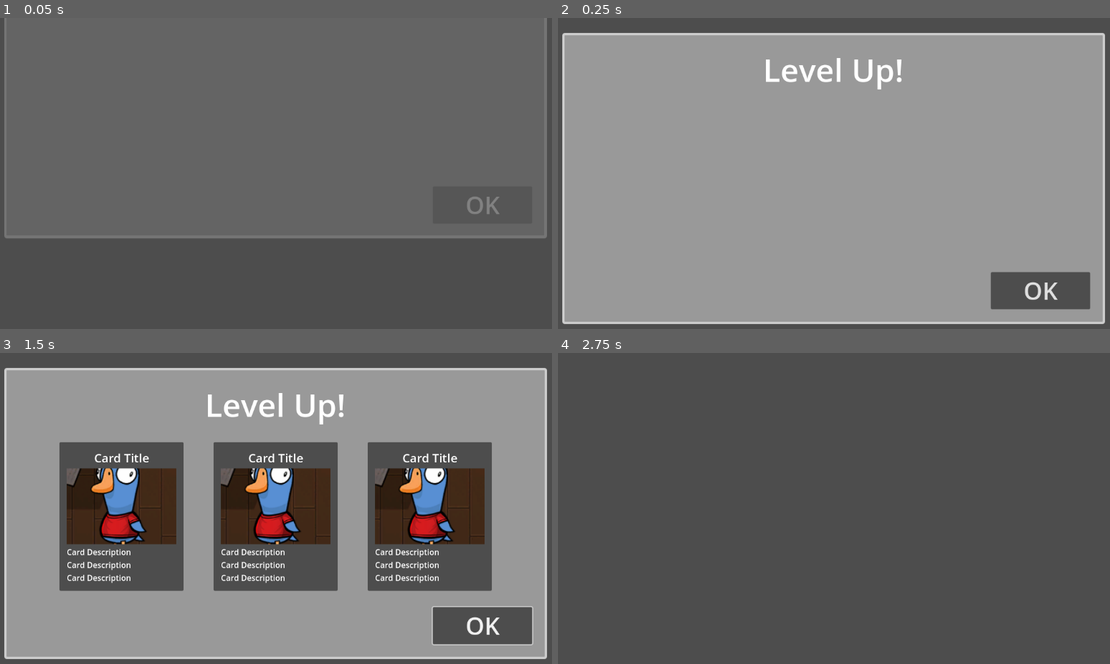
Above: before the commit, frames 1-4 (two rows, left to right).
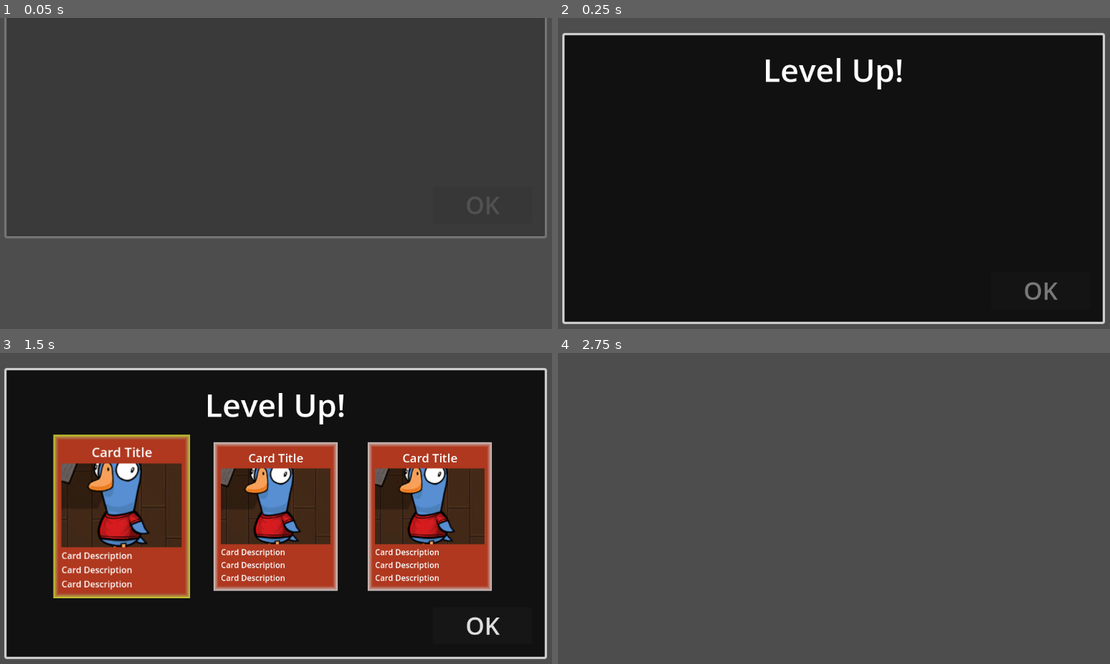
Above: after the commit, the same moments.

Repository: bluewind109/level-up-popup
Game: Godot game, scene res://scenes/canvas.tscn
The game is run twice, just before and just after one commit, with the same random seed, the same clock (stepped at 60 frames per second) and the same inputs.
Inputs (mouse positions are in pixels of both pictures, inside the frame that each line leads up to):
- Up to frame 1 (0.05 s): no input
- Up to frame 2 (0.25 s): no input
- Up to frame 3 (1.5 s): click (480, 626) at 0.5 s, where only the run before the commit has a clickable "OK"; click (121, 517) at 1.27 s
- Up to frame 4 (2.75 s): click "OK" at 2 s

The runs differ from the first frame. In frame 1, 68% of the frame differs, in the area x 1-99%, y 0-71%; in frame 2, 89%, in the area x 1-99%, y 5-98%; in frame 3, 75%; in frame 4, nothing differs.

Commit message:
Update card button

Diff:
--- /dev/null
+++ b/button_group_level_up_card.tres
@@ -0,0 +1,4 @@
+[gd_resource type="ButtonGroup" format=3 uid="uid://bysaf8n2psac0"]
+
+[resource]
+resource_local_to_scene = false
--- a/project.godot
+++ b/project.godot
@@ -15,6 +15,10 @@
 config/features=PackedStringArray("4.5", "Forward Plus")
 config/icon="res://icon.svg"
 
+[autoload]
+
+SignalManager="*res://signal_manager.gd"
+
 [editor]
 
 naming/node_name_casing=2
--- a/scenes/level_up_card.gd
+++ b/scenes/level_up_card.gd
@@ -1,5 +1,7 @@
 extends Panel
 class_name CardLevelUp
+
+@export var button_component: Button
 
 # short duration = game with fast level up for urgency
 # long duration = game with slower level up for more impact
@@ -9,6 +11,7 @@
 var can_select: bool = false
 
 func _ready() -> void:
+	button_component.toggled.connect(_on_button_toggled)
 	self.modulate.a = 0
 	can_select = false
 	pivot_offset = size * Vector2(0.5, 0.5)
@@ -30,3 +33,16 @@
 	tween.set_parallel(true)
 	tween.tween_property(self, "modulate:a", 1.0, tween_duration).from(0)
 	tween.tween_property(self, "scale", Vector2(1, 1), tween_duration).from(Vector2(0.5, 1.25))
+
+var button_tween_duration: float = 0.075
+func _on_button_toggled(_toggled_on: bool) -> void:
+	SignalManager.on_card_selected.emit()
+	var button_tween = create_tween()
+	if (_toggled_on):
+		button_tween.set_trans(Tween.TRANS_SINE)
+		button_tween.set_ease(Tween.EASE_IN)
+		button_tween.tween_property(self, "scale", Vector2(1.1, 1.1), button_tween_duration)
+	else:
+		button_tween.set_trans(Tween.TRANS_SINE)
+		button_tween.set_ease(Tween.EASE_IN)
+		button_tween.tween_property(self, "scale", Vector2(1, 1), button_tween_duration)
--- a/scenes/level_up_card.tscn
+++ b/scenes/level_up_card.tscn
@@ -1,19 +1,53 @@
-[gd_scene load_steps=4 format=3 uid="uid://bkr80g22y78fw"]
+[gd_scene load_steps=9 format=3 uid="uid://bkr80g22y78fw"]
 
 [ext_resource type="Script" uid="uid://dbbb7vchxqmda" path="res://scenes/level_up_card.gd" id="1_ggdq3"]
 [ext_resource type="Texture2D" uid="uid://dg8vplvbg21n3" path="res://assets/Screenshot 2023-08-21 222316.png" id="2_t30hr"]
+[ext_resource type="ButtonGroup" uid="uid://bysaf8n2psac0" path="res://button_group_level_up_card.tres" id="3_t30hr"]
+
+[sub_resource type="StyleBoxFlat" id="StyleBoxFlat_ggdq3"]
+bg_color = Color(0.686, 0.22, 0.122, 1)
 
 [sub_resource type="LabelSettings" id="LabelSettings_sxins"]
 font_size = 24
 
-[node name="level_up_card" type="Panel"]
+[sub_resource type="StyleBoxFlat" id="StyleBoxFlat_t30hr"]
+draw_center = false
+border_width_left = 10
+border_width_top = 10
+border_width_right = 10
+border_width_bottom = 10
+border_blend = true
+corner_detail = 1
+
+[sub_resource type="StyleBoxFlat" id="StyleBoxFlat_cv32a"]
+bg_color = Color(0.6, 0.6, 0.6, 0)
+border_width_left = 10
+border_width_top = 10
+border_width_right = 10
+border_width_bottom = 10
+border_color = Color(0.796, 0.855, 0.122, 1)
+border_blend = true
+corner_detail = 1
+
+[sub_resource type="StyleBoxFlat" id="StyleBoxFlat_ksb62"]
+bg_color = Color(0, 0, 0, 0.5411765)
+border_width_left = 10
+border_width_top = 10
+border_width_right = 10
+border_width_bottom = 10
+border_blend = true
+corner_detail = 1
+
+[node name="level_up_card" type="Panel" node_paths=PackedStringArray("button_component")]
 clip_contents = true
 custom_minimum_size = Vector2(250, 300)
 offset_right = 250.0
 offset_bottom = 300.0
 size_flags_horizontal = 4
 size_flags_vertical = 4
+theme_override_styles/panel = SubResource("StyleBoxFlat_ggdq3")
 script = ExtResource("1_ggdq3")
+button_component = NodePath("button")
 
 [node name="margin_container" type="MarginContainer" parent="."]
 layout_mode = 1
@@ -51,3 +85,16 @@
 Card Description
 Card Description"
 vertical_alignment = 1
+
+[node name="button" type="Button" parent="."]
+layout_mode = 1
+anchors_preset = 15
+anchor_right = 1.0
+anchor_bottom = 1.0
+grow_horizontal = 2
+grow_vertical = 2
+theme_override_styles/normal = SubResource("StyleBoxFlat_t30hr")
+theme_override_styles/pressed = SubResource("StyleBoxFlat_cv32a")
+theme_override_styles/hover = SubResource("StyleBoxFlat_ksb62")
+toggle_mode = true
+button_group = ExtResource("3_t30hr")
--- a/scenes/level_up_panel.gd
+++ b/scenes/level_up_panel.gd
@@ -7,11 +7,14 @@
 
 var show_duration: float = 0.5
 var is_animation_done: bool = false
+var is_card_selected: bool = false
 
 func _ready() -> void:
+	SignalManager.on_card_selected.connect(_on_card_selected)
 	if (button_ok):
 		button_ok.pressed.connect(_on_button_ok)
 	show_popup()
+	button_ok.disabled = true
 
 func show_popup() -> void:
 	print("show_popup")
@@ -65,3 +68,8 @@
 
 	# Unpause the game after tween animation is done
 	await get_tree().create_timer(hide_duration).timeout
+
+func _on_card_selected() -> void:
+	# print("_on_card_selected")
+	is_card_selected = true
+	button_ok.disabled = false
--- a/scenes/level_up_panel.tscn
+++ b/scenes/level_up_panel.tscn
@@ -4,6 +4,7 @@
 [ext_resource type="PackedScene" uid="uid://bkr80g22y78fw" path="res://scenes/level_up_card.tscn" id="2_ghlmq"]
 
 [sub_resource type="StyleBoxFlat" id="StyleBoxFlat_owpp6"]
+bg_color = Color(0.06879826, 0.06879829, 0.06879823, 1)
 border_width_left = 5
 border_width_top = 5
 border_width_right = 5
--- /dev/null
+++ b/signal_manager.gd
@@ -0,0 +1,3 @@
+extends Node
+
+signal on_card_selected
Not shown, added: signal_manager.gd.uid
